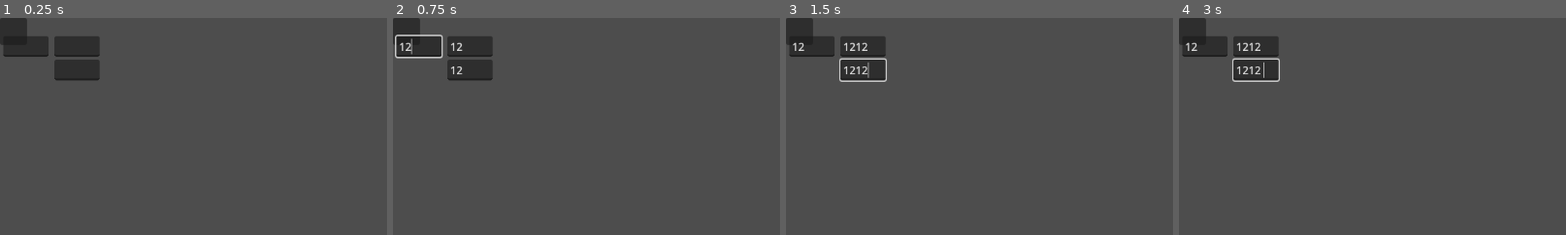
Above: before the commit, frames 1-4 (left to right).
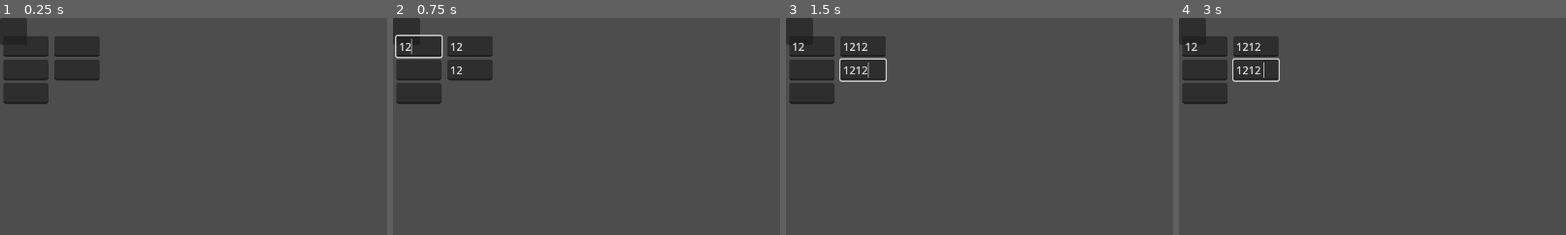
Above: after the commit, the same moments.

Repository: MoPaMo/NodeLineJS
Game: Godot game, scene res://control.tscn
Same seed, same stepped clock (60 frames per second), same inputs: the game is played once before the commit and once after it.
Inputs (mouse positions are % of the whole screen's width and height, from its top left):
- Up to frame 1 (0.25 s): no input
- Up to frame 2 (0.75 s): click (3, 7) at 0.52 s; type "12" at 0.6 s
- Up to frame 3 (1.5 s): click (10, 7) at 0.75 s; type "12" at 0.83 s; click (10, 12) at 0.98 s; type "12" at 1.07 s
- Up to frame 4 (3 s): tap Enter at 2 s; tap Space at 2.75 s
The pictures show only the part of the screen within x 0-50%, y 0-50%; the shares and areas given below are measured in that part.

The runs differ from the first frame. In frame 1, 2.2% of the frame differs, in the area x 0-13%, y 19-40%; in frame 2, 2.2%; in frame 3, 2.2%; in frame 4, 2.2%.

Commit message:
tests with multiple inputs

Diff:
--- a/default_node.tscn
+++ b/default_node.tscn
@@ -25,6 +25,12 @@
 [node name="HBoxContainer" parent="VBoxContainer/InOutSection/Ins" instance=ExtResource("2_vk5u0")]
 layout_mode = 2
 
+[node name="HBoxContainer2" parent="VBoxContainer/InOutSection/Ins" instance=ExtResource("2_vk5u0")]
+layout_mode = 2
+
+[node name="HBoxContainer3" parent="VBoxContainer/InOutSection/Ins" instance=ExtResource("2_vk5u0")]
+layout_mode = 2
+
 [node name="Outs" type="VBoxContainer" parent="VBoxContainer/InOutSection"]
 layout_mode = 2
 
